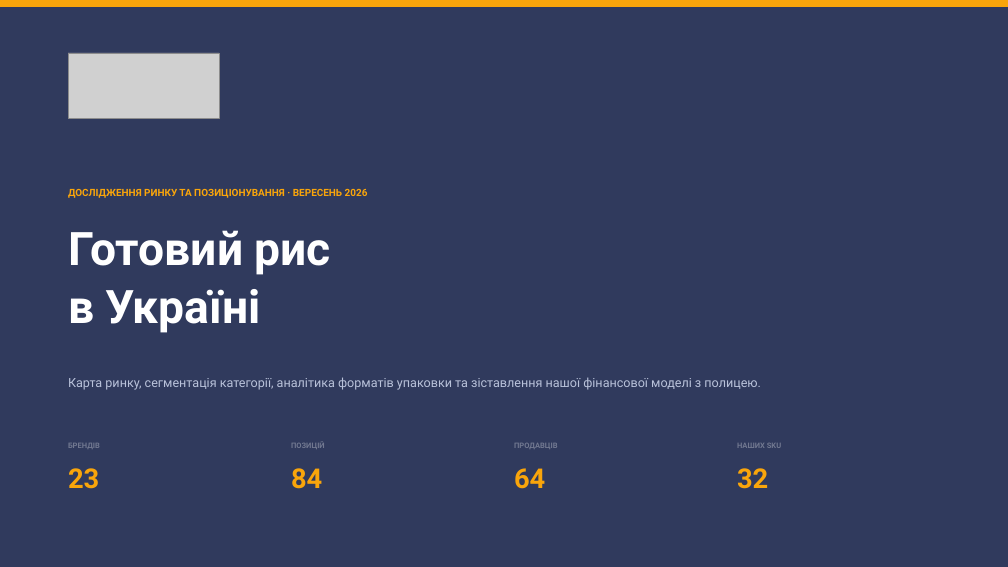
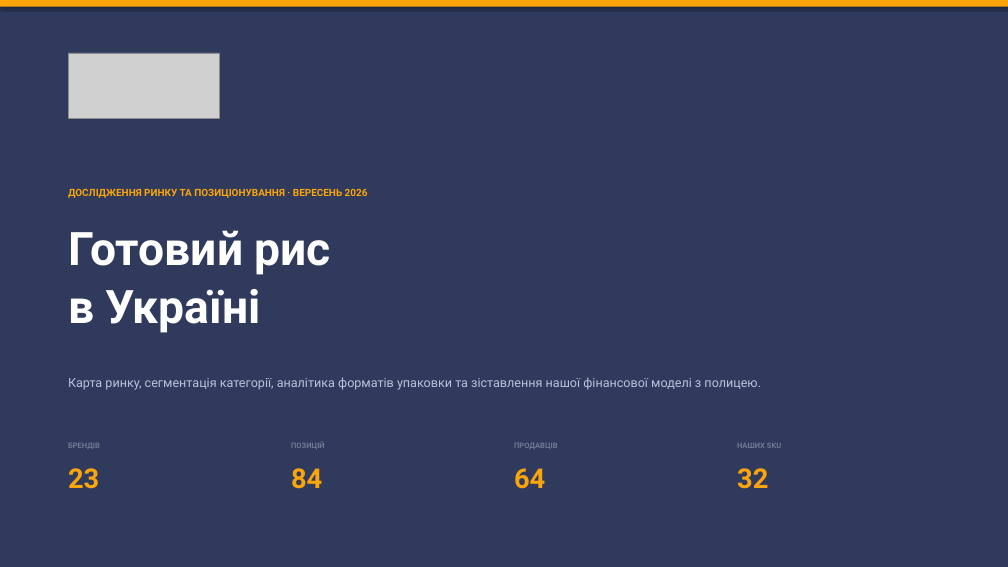
Before and after one commit to IllyaChaplygin/Chaplygin-Illya, a slide deck: slide 1 of rte-rice-analysis/RTE_Rice_Market_Research_FINAL.pptx. Drawn at 1008x567 pixels with LibreOffice and Linux fonts; fonts in the diff are those of the drawing; grey boxes stand for pictures. Boxes give left, top, right and bottom in pixels: in the first picture for what was removed or moved away, otherwise in the second. Text is boxed around its words. In the diff, an @@ line names an element or a change of style, - is before the commit and + after.

```diff
--- a/rte-rice-analysis/RTE_Rice_Market_Research_FINAL.pptx
+++ b/rte-rice-analysis/RTE_Rice_Market_Research_FINAL.pptx
@@ rectangle at (x1=0, y1=0, x2=1008, y2=567): shadow on @@
@@ rectangle at (x1=0, y1=0, x2=1008, y2=7): shadow on @@
```
Also in this commit, not shown: 30 other slides changed, 8 other files.
